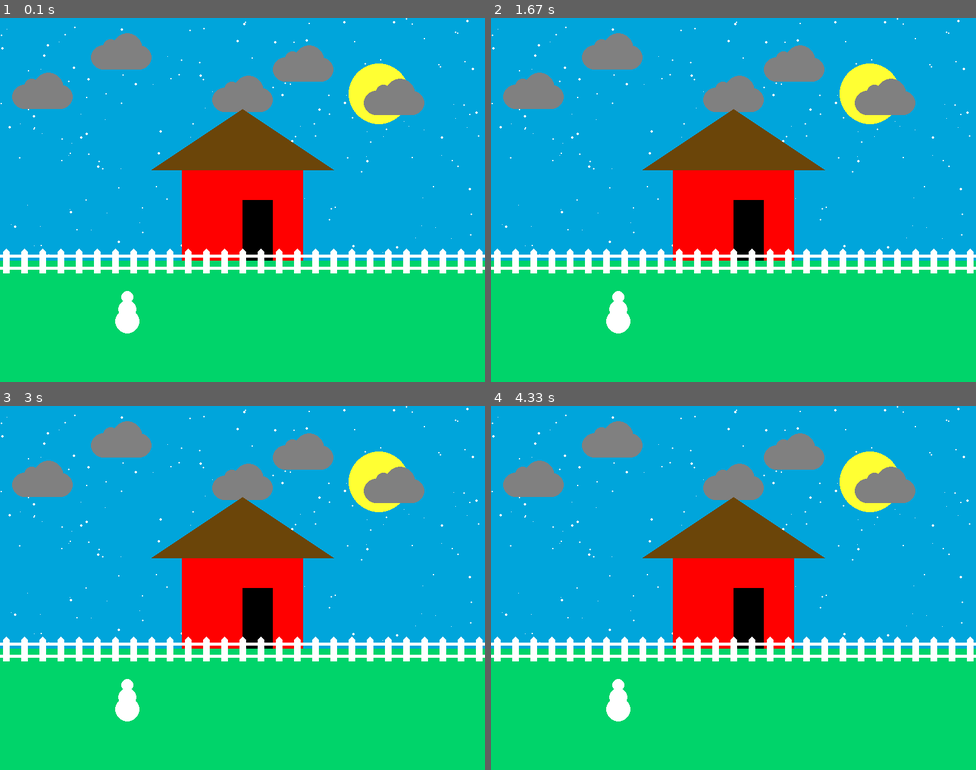
Above: before the commit, frames 1-4 (two rows, left to right).
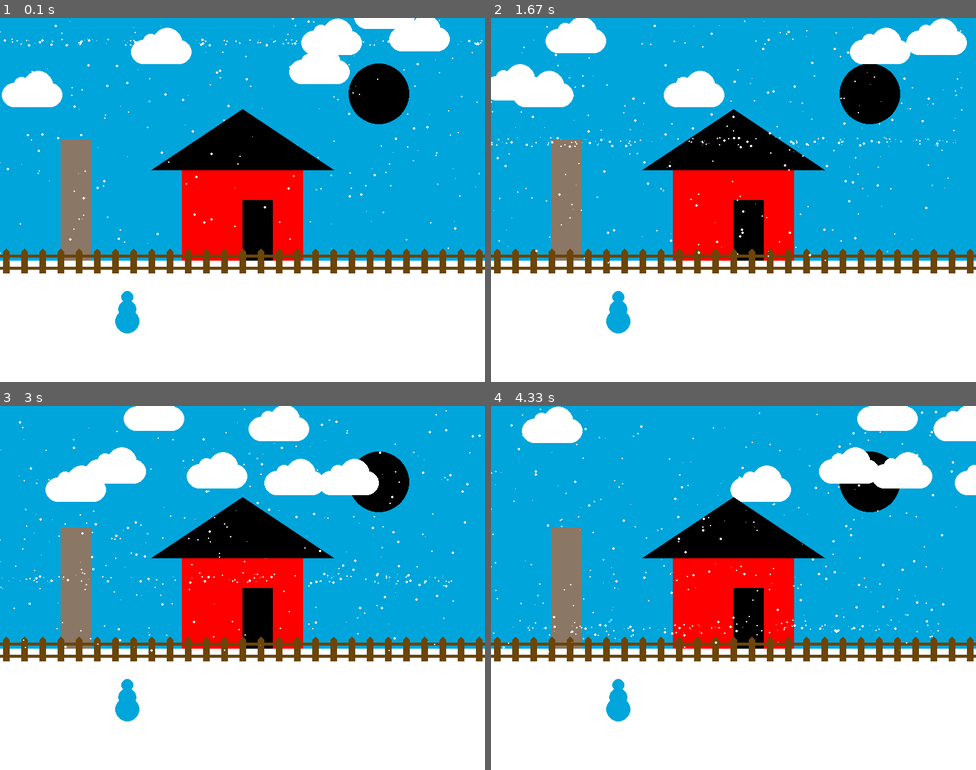
Above: after the commit, the same moments.

Repository: Chasinggoodgrades/pygame
Game: pygame game, started from pygame/pygame project.py
Two runs of this game, one before a commit and one after it. Both use one fixed random seed, a clock stepped at 60 frames per second and the inputs below.
Inputs:
- Up to frame 1 (0.1 s): no input
- Up to frame 2 (1.67 s): no input
- Up to frame 3 (3 s): no input
- Up to frame 4 (4.33 s): no input

The runs differ from the first frame. In frame 1, 49% of the frame differs, in the area x 0-100%, y 0-100%; in frame 2, 50%; in frame 3, 51%; in frame 4, 50%.

Commit message:
Add files via upload

Diff:
--- /dev/null
+++ b/pygame/clouds - Copy.py
@@ -0,0 +1,97 @@
+# Computer Programming 1
+# Unit 11 - Graphics
+#
+# A scene that uses loops to make stars and make a picket fence.
+
+
+# Imports
+import pygame
+import random
+
+# Initialize game engine
+pygame.init()
+
+# Window
+SIZE = (800, 600)
+TITLE = "Sunny Day"
+screen = pygame.display.set_mode(SIZE)
+pygame.display.set_caption(TITLE)
+
+# Timer
+clock = pygame.time.Clock()
+refresh_rate = 30
+
+# Colors
+GREEN = (0, 175, 0)
+WHITE = (255, 255, 255)
+BLUE = (75, 200, 255)
+YELLOW = (255, 255, 175)
+
+# Make Clouds
+num_clouds = 5
+clouds = []
+for i in range (num_clouds):
+    x = random.randrange(-800, 800)
+    y = random.randrange(-50, 200)
+    loc = [x, y]
+    clouds.append(loc)
+
+def draw_cloud(loc):
+    x = loc[0]
+    y = loc[1]
+
+    pygame.draw.ellipse(screen, WHITE, [x, y + 20, 40 , 40])
+    pygame.draw.ellipse(screen, WHITE, [x + 60, y + 20, 40 , 40])
+    pygame.draw.ellipse(screen, WHITE, [x + 20, y + 10, 25, 25])
+    pygame.draw.ellipse(screen, WHITE, [x + 35, y, 50, 50])
+    pygame.draw.rect(screen, WHITE, [x + 20, y + 20, 60, 40])
+
+
+# Game loop
+done = False
+
+while not done:
+    # Event processing
+    for event in pygame.event.get():
+        if event.type == pygame.QUIT:
+            done = True
+
+    # Game logic
+    for c in clouds:
+        c[0] -= -2
+
+        if c[0] > 800:
+            c[0] = random.randrange(-800, -100)
+            c[1] = random.randrange(-50, 200)
+
+
+    # Drawing code
+    ''' sky '''
+    screen.fill(BLUE)
+
+    ''' sun '''
+    pygame.draw.ellipse(screen, YELLOW, [575, 75, 100, 100])
+
+    ''' clouds '''
+    for c in clouds:
+        draw_cloud(c)
+
+    ''' grass '''
+    pygame.draw.rect(screen, GREEN, [0, 400, 800, 200])
+
+    ''' fence '''
+    y = 380
+    for x in range(5, 800, 30):
+        pygame.draw.polygon(screen, WHITE, [[x+5, y], [x+10, y+5],
+                                            [x+10, y+40], [x, y+40],
+                                            [x, y+5]])
+    pygame.draw.line(screen, WHITE, [0, 390], [800, 390], 5)
+    pygame.draw.line(screen, WHITE, [0, 410], [800, 410], 5)
+
+
+    # Update screen
+    pygame.display.flip()
+    clock.tick(refresh_rate)
+
+# Close window on quit
+pygame.quit()
--- a/pygame/my_house.py
+++ b/pygame/my_house.py
@@ -8,7 +8,7 @@
 pygame.init()
 
 '''window'''
-SIZE = (1200, 800)
+SIZE = (800, 600)
 TITLE = "Dream House"
 screen = pygame.display.set_mode(SIZE)
 pygame.display.set_caption(TITLE)
@@ -28,8 +28,11 @@
 done = False
 
 #pygame.draw.rect(screen, GREEN, [
-pygame.draw.rect(screen, RED, [400, 600, 200, 200])
-pygame.draw.polygon(screen, BLUE, [[350, 600], [500, 500], [650, 600]])
+pygame.draw.rect(screen, RED, [300, 400, 200, 100])
+pygame.draw.polygon(screen, BLUE, [[250, 400], [400, 300], [550, 400]])
 
 
+
+pygame.draw.rect(screen, RED, [50, 100, 300, 200])
+
 pygame.display.flip()
--- /dev/null
+++ b/pygame/night.py
@@ -0,0 +1,94 @@
+# Computer Programming 1
+# Unit 11 - Graphics
+#
+# A scene that uses loops to make stars and make a picket fence.
+
+
+# Imports
+import pygame
+import random
+
+# Initialize game engine
+pygame.init()
+
+# Window
+SIZE = (800, 600)
+TITLE = "Night"
+screen = pygame.display.set_mode(SIZE)
+pygame.display.set_caption(TITLE)
+
+# Timer
+clock = pygame.time.Clock()
+refresh_rate = 60
+
+# Colors
+GREEN = (0, 150, 0)
+WHITE = (255, 255, 255)
+BLACK = (0, 0, 0)
+YELLOW = (255, 255, 51)
+ORANGE = (255, 125, 0)
+RED = (255, 0, 0)
+BLUE = (0, 0, 255)
+BROWN = (107, 69, 9)
+SBLUE = (0, 165, 219)
+SGREEN = (0, 212, 106)
+GREY = (128, 128, 128)
+
+
+''' Make stars '''
+stars = []
+for i in range(400):
+    x = random.randrange(0, 800)
+    y = random.randrange(0, 400)
+    r = random.randrange(1, 5)
+    s = [x, y, r, r]
+    stars.append(s)
+
+# Game loop
+done = False
+
+while not done:
+    # Event processing
+    for event in pygame.event.get():
+        if event.type == pygame.QUIT:
+            done = True
+
+    # Game logic
+    for s in stars:
+        s[1] += 2
+
+        if s[1] >400:
+            s[0] = random.randrange(0, 800)
+            s[1] = random.randrange(0, 10)
+
+    # Drawing code
+    ''' sky '''
+    screen.fill(BLACK)
+
+    ''' grass '''
+    pygame.draw.rect(screen, GREEN, [0, 400, 800, 200])
+
+    ''' fence '''
+    y = 380
+    for x in range(5, 800, 30):
+        post = [x+5, y], [x+10, y+5], [x+10, y+40], [x, y+40], [x, y+5]
+        pygame.draw.polygon(screen, WHITE, post)
+
+    pygame.draw.rect(screen, WHITE, [0, y+10, 800, 5])
+    pygame.draw.rect(screen, WHITE, [0, y+30, 800, 5])
+
+    ''' stars '''
+    for s in stars:
+        pygame.draw.ellipse(screen, SBLUE, s)
+
+    ''' moon '''
+    pygame.draw.ellipse(screen, GREY, [575, 75, 100, 100])
+
+
+
+    # Update screen
+    pygame.display.flip()
+    clock.tick(refresh_rate)
+
+# Close window on quit
+pygame.quit()
--- a/pygame/pygame project.py
+++ b/pygame/pygame project.py
@@ -25,6 +25,7 @@
 GREEN = (0, 150, 0)
 WHITE = (255, 255, 255)
 BLACK = (0, 0, 0)
+SSNOW = (255, 250, 250)
 YELLOW = (255, 255, 51)
 ORANGE = (255, 125, 0)
 RED = (255, 0, 0)
@@ -33,27 +34,49 @@
 SBLUE = (0, 165, 219)
 SGREEN = (0, 212, 106)
 GREY = (128, 128, 128)
+BBROWN = (139,119,101)
+BLUEMOON = (51,161,201)
 
-'''make snow'''
+# Make Clouds
+num_clouds = 10
+clouds = []
+for i in range (num_clouds):
+    x = random.randrange(-800, 800)
+    y = random.randrange(-50, 100)
+    speed = random.randrange(-5, -1)
+    loc = [x, y, speed]
+    clouds.append(loc)
+
+''' Make snow '''
+num_drops = 400
 snow = []
-for i in range(200):
-    x = random.randrange(0,800)
-    y = random.randrange(0, 400)
+
+for i in range(num_drops):
+    x = random.randrange(0, 1000)
+    y = random.randrange(-100, 600)
     r = random.randrange(1, 5)
-    snow.append([x, y, r, r])
+    stop = random.randrange(400, 700)
+    drop = [x, y, r, r, stop]
+    snow.append(drop)
 
-def draw_cloud(x, y):
-    pygame.draw.ellipse(screen, GREY, [x, y + 20, 40 , 40])
-    pygame.draw.ellipse(screen, GREY, [x + 60, y + 20, 40 , 40])
-    pygame.draw.ellipse(screen, GREY, [x + 20, y + 10, 25, 25])
-    pygame.draw.ellipse(screen, GREY, [x + 35, y, 50, 50])
-    pygame.draw.rect(screen, GREY, [x + 20, y + 20, 60, 40])
+def draw_cloud(loc):
+    x = loc[0]
+    y = loc[1]
+
+    pygame.draw.ellipse(screen, WHITE, [x, y + 20, 40 , 40])
+    pygame.draw.ellipse(screen, WHITE, [x + 60, y + 20, 40 , 40])
+    pygame.draw.ellipse(screen, WHITE, [x + 20, y + 10, 25, 25])
+    pygame.draw.ellipse(screen, WHITE, [x + 35, y, 50, 50])
+    pygame.draw.rect(screen, WHITE, [x + 20, y + 20, 60, 40])
 
 def snowman(x, y):
-    pygame.draw.ellipse(screen, WHITE, [x, y, 20, 20])
-    pygame.draw.ellipse(screen, WHITE, [x - 5, y + 15, 30, 30])
-    pygame.draw.ellipse(screen, WHITE, [x - 10, y + 30, 40, 40])
+    pygame.draw.ellipse(screen, SBLUE, [x, y, 20, 20])
+    pygame.draw.ellipse(screen, SBLUE, [x - 5, y + 15, 30, 30])
+    pygame.draw.ellipse(screen, SBLUE, [x - 10, y + 30, 40, 40])
 
+def draw_snowdrop(drop):
+    rect = drop[:4]
+    pygame.draw.ellipse(screen, WHITE, rect)
 
 
 # Game loop
@@ -65,6 +88,30 @@
         if event.type == pygame.QUIT:
             done = True
 
+    # Game logic
+    for c in clouds:
+        c[0] -= c[2]
+
+        if c[0] > 800:
+            c[0] = random.randrange(-800, -100)
+            c[1] = random.randrange(-50, 100)
+
+    for n in snow:
+        n[1] += 2
+
+        if n[1] >400:
+            n[0] = random.randrange(0, 800)
+            n[1] = random.randrange(0, 10)
+
+    ''' move snow '''
+    for r in snow:
+        r[0] -= 1
+        r[1] += 4
+
+        if r[1] > r[4]:
+            r[0] = random.randrange(0, 1000)
+            r[1] = random.randrange(-100, 0)
+
     # Drawing code
 
 
@@ -72,40 +119,39 @@
     screen.fill(SBLUE)
 
 
-
-    ''' snow '''
-    for s in snow:
-        pygame.draw.ellipse(screen, WHITE, s)
-
     ''' moon '''
-    pygame.draw.ellipse(screen, YELLOW, [575, 75, 100, 100])
+    pygame.draw.ellipse(screen, BLACK, [575, 75, 100, 100])
 
 
     ''' clouds '''
-    draw_cloud(20, 90)
-    draw_cloud(150, 25)
-    draw_cloud(350, 95)
-    draw_cloud(450, 45)
-    draw_cloud(600, 100)
+    for c in clouds:
+        draw_cloud(c)
 
 
     ''' grass '''
-    pygame.draw.rect(screen, SGREEN, [0, 400, 800, 200])
+    pygame.draw.rect(screen, WHITE, [0, 400, 800, 200])
 
     ''' house '''
     pygame.draw.rect(screen, RED, [300, 250, 200, 150])
-    pygame.draw.polygon(screen, BROWN, [[250, 250], [400, 150], [550, 250]])
+    pygame.draw.polygon(screen, BLACK, [[250, 250], [400, 150], [550, 250]])
     pygame.draw.rect(screen, BLACK, [400, 300, 50, 100])
 
+    '''tree'''
+    pygame.draw.rect(screen, BBROWN, [100, 200, 50, 200])
 
     ''' fence '''
     y = 380
     for x in range(5, 800, 30):
         post = ([x+5, y], [x+10, y + 5], [x+10, y+40], [x, y+40], [x, y+5])
-        pygame.draw.polygon(screen, WHITE, post)
+        pygame.draw.polygon(screen, BROWN, post)
 
-    pygame.draw.rect(screen, WHITE, [0, y+10, 900, 5])
-    pygame.draw.rect(screen,WHITE, [0, y+30, 800, 5])
+        pygame.draw.rect(screen, BROWN, [0, y+10, 900, 5])
+        pygame.draw.rect(screen,BROWN, [0, y+30, 800, 5])
+
+
+    ''' snow '''
+    for r in snow:
+        draw_snowdrop(r)
 
     '''snowman'''
     snowman(200, 450)
Binary file added: pygame/Pygame.PNG
Not shown, added: pygame/scrabble_words.txt
